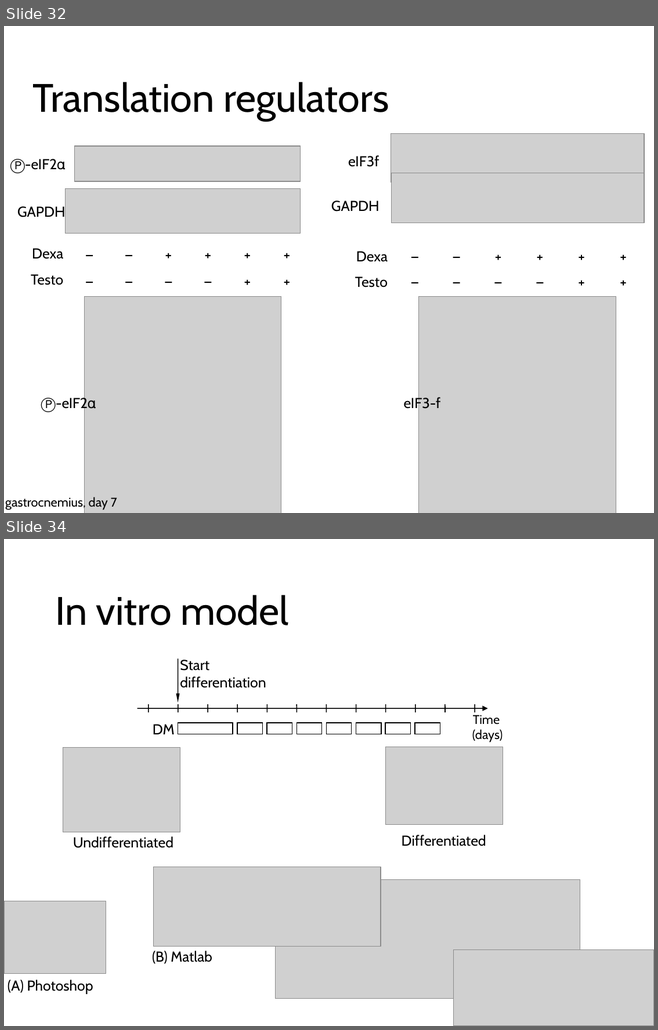
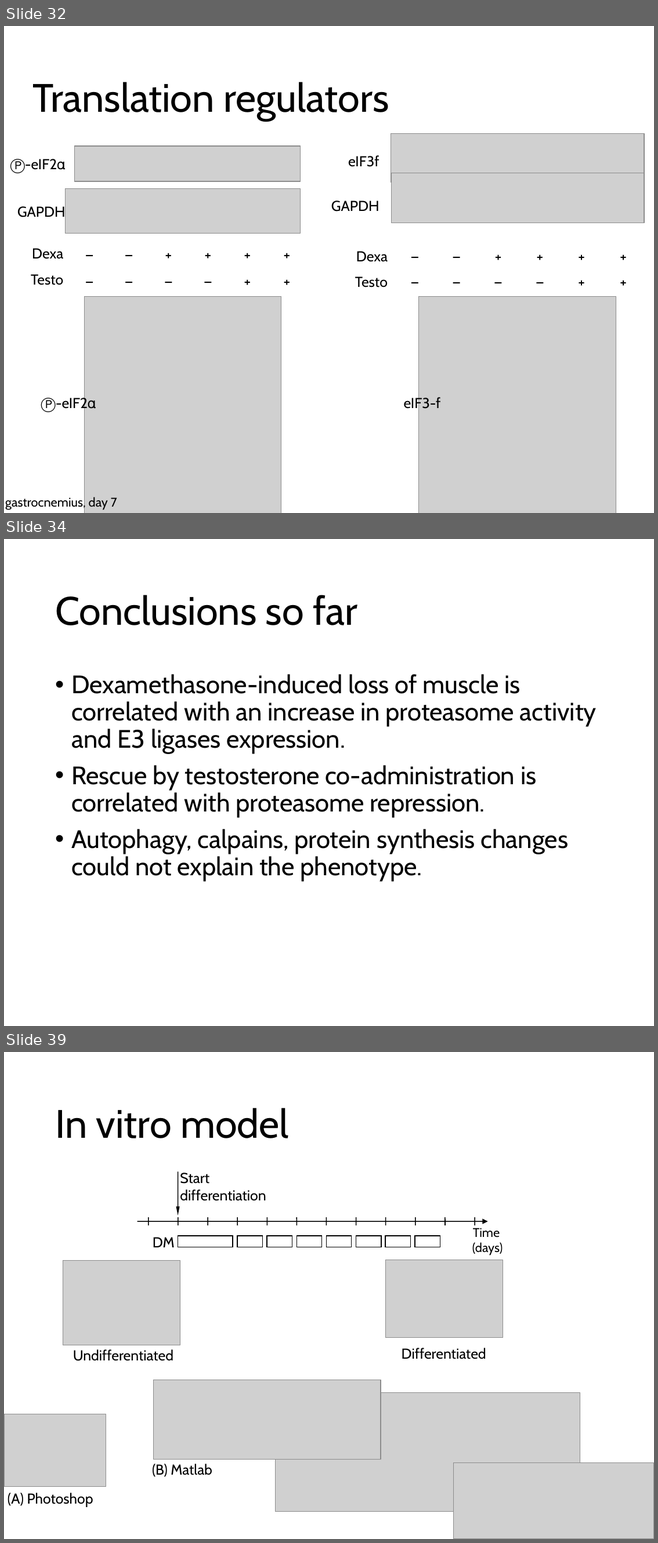
Before and after one commit to nvalexander/dissertation, a slide deck: defense.pptx. Shown one above the other, each under a label of ours: slides 32 and 34 before the commit, slides 32, 34 and 39 after it; the slides between them are not shown. The pictures are 658x1030 and 658x1543 pixels, drawn with LibreOffice and Linux fonts; fonts in the diff are those of the drawing; grey boxes stand for pictures. Boxes give left, top, right and bottom in pixels: in the first picture for what was removed or moved away, otherwise in the second. Text is boxed around its words. In the diff, an @@ line names an element or a change of style, - is before the commit and + after.

```diff
--- a/defense.pptx
+++ b/defense.pptx
@@ slide 34 added at [4, 539, 654, 1026], background #FFFFFF @@
@@ title added at [55, 595, 357, 625], 44 pt, text #000000 @@
+Conclusions so far
@@ text added at [71, 674, 596, 881], 28 pt, text #000000 @@
+• Dexamethasone-induced loss of muscle is correlated with an increase in proteasome activity and E3 ligases expression.
+• Rescue by testosterone co-administration is correlated with proteasome repression.
+• Autophagy, calpains, protein synthesis changes could not explain the phenotype.
@@ what was slide 34 is now slide 39 @@
```
Also in this commit, not shown: 1 slide changed, 4 other slides added.
